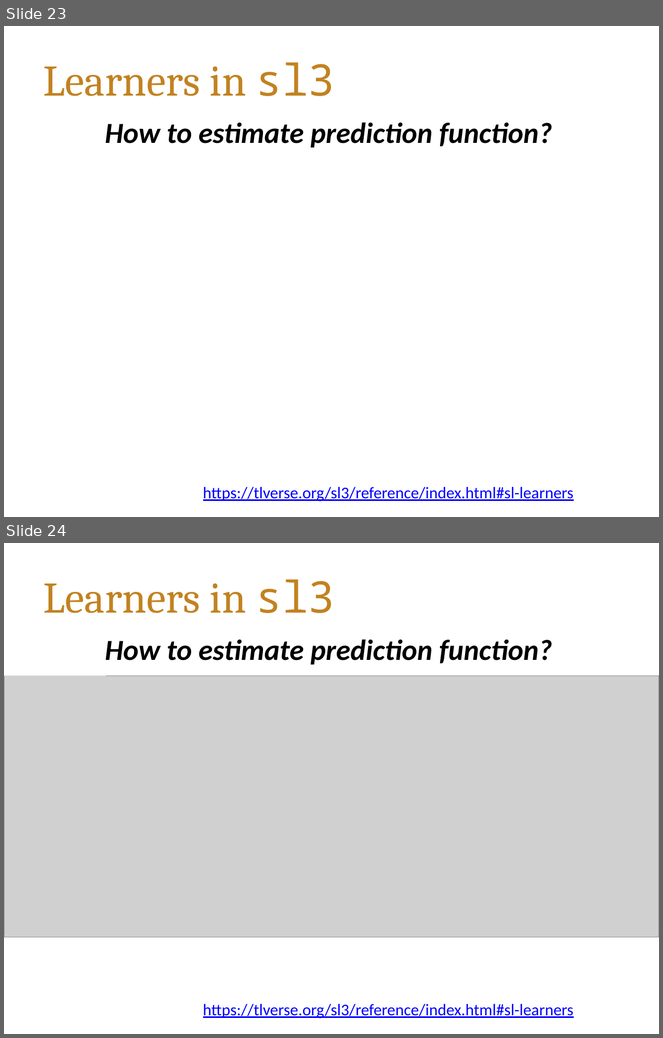
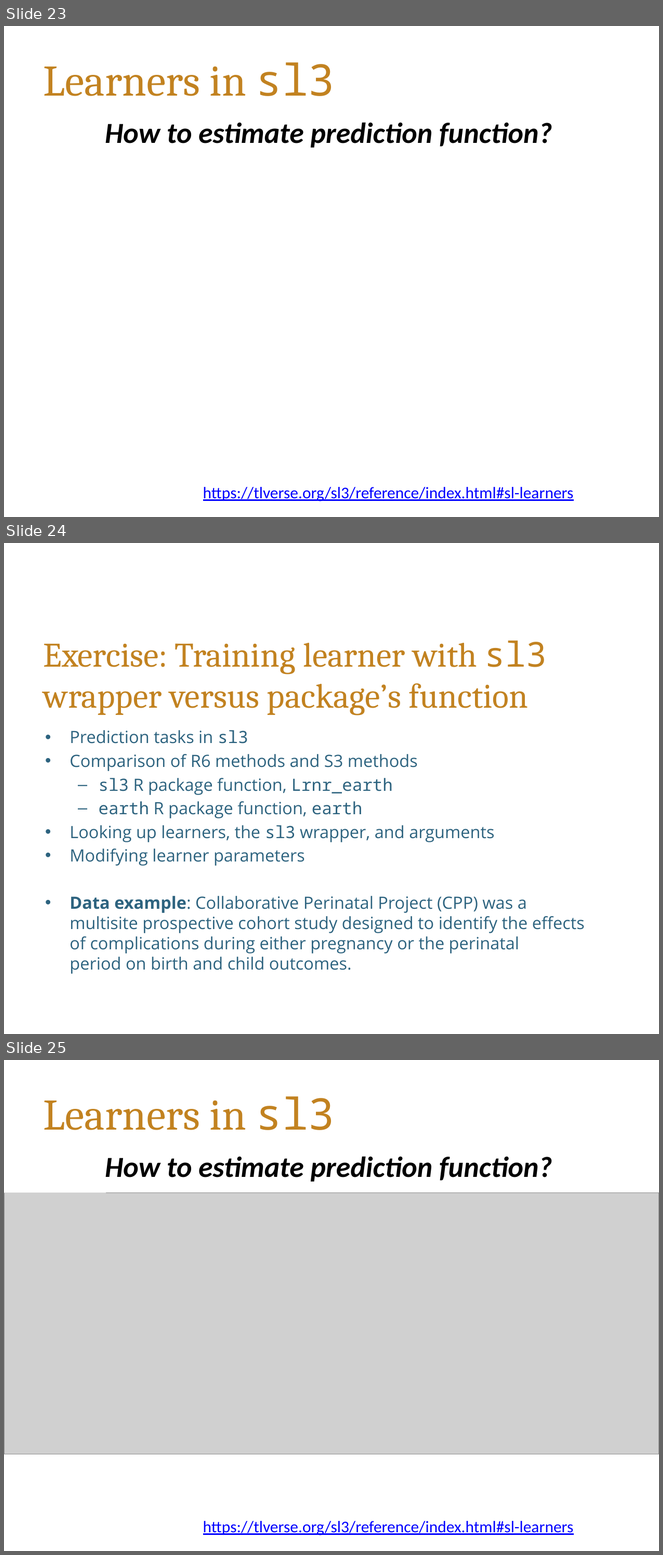
Before and after one commit to tlverse/enar2023-workshop, a slide deck: slides/SL.pptx. Shown one above the other, each under a label of ours: slides 23 and 24 before the commit, slides 23, 24 and 25 after it. The pictures are 663x1038 and 663x1555 pixels, drawn with LibreOffice and Linux fonts; fonts in the diff are those of the drawing; grey boxes stand for pictures; background and template pictures are left out. Boxes give left, top, right and bottom in pixels: in the first picture for what was removed or moved away, otherwise in the second. Text is boxed around its words. In the diff, an @@ line names an element or a change of style, - is before the commit and + after.

```diff
--- a/slides/SL.pptx
+++ b/slides/SL.pptx
@@ slide 24 added at (4,543,659,1034), background #FFFFFF @@
@@ title added at (44,640,547,716), 37.8 pt, text #C28220 @@
+Exercise: Training learner with sl3 wrapper versus package’s function
@@ text added at (70,730,585,954), 18.6 pt, text #2D637F @@
+• Prediction tasks in sl3
+• Comparison of R6 methods and S3 methods
+  – sl3 R package function, Lrnr_earth
+  – earth R package function, earth
+• Looking up learners, the sl3 wrapper, and arguments
+• Modifying learner parameters
+• Data example: Collaborative Perinatal Project (CPP) was a multisite prospective cohort study designed to identify the effects of complications during either pregnancy or the perinatal period on birth and child outcomes.
@@ what was slide 24 is now slide 25 @@
```
Also in this commit, not shown: 2 slides changed, 1 other slide added.
